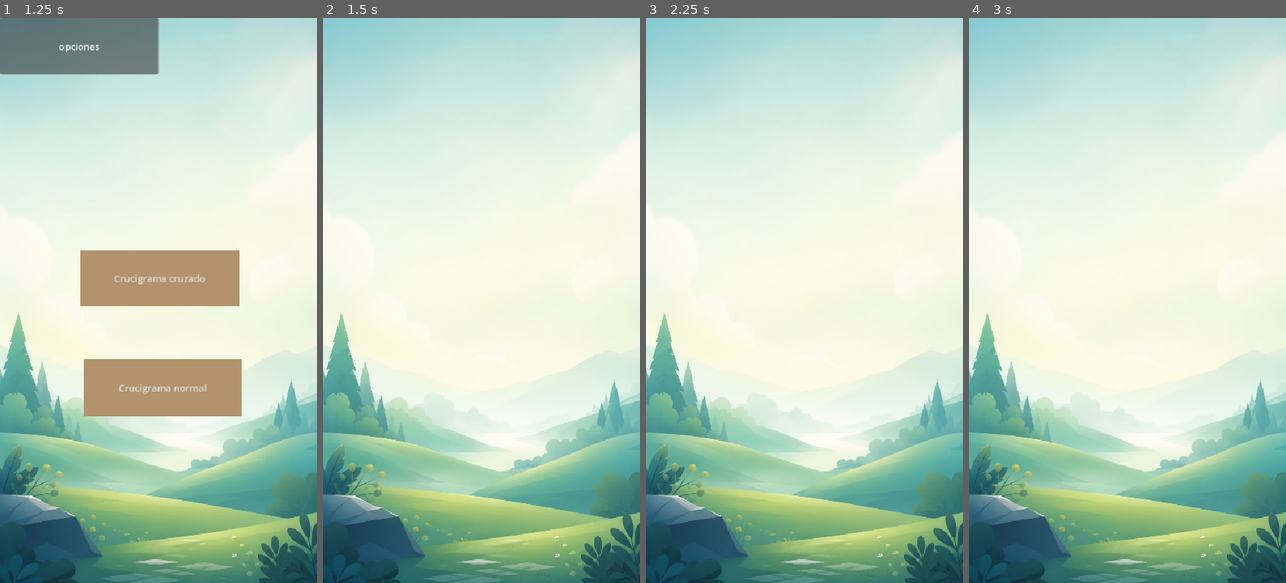
Above: before the commit, frames 1-4 (left to right).
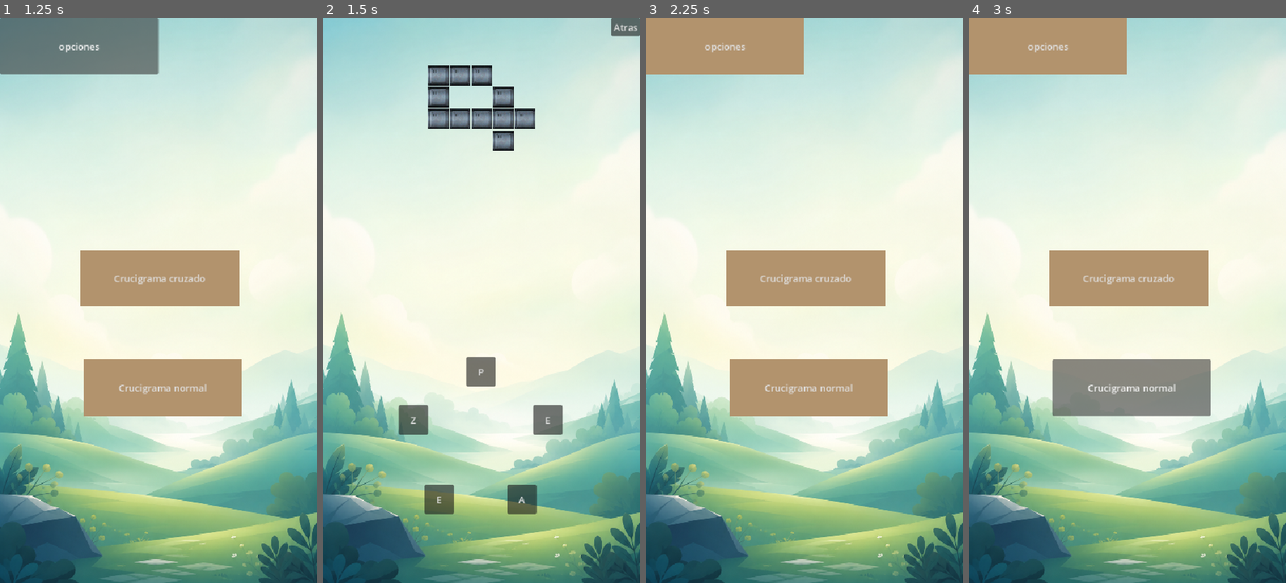
Above: after the commit, the same moments.

Repository: Racsok/crucigrama-godot
Game: Godot game, scene res://ecenas/main.tscn
Same seed, same stepped clock (60 frames per second), same inputs: the game is played once before the commit and once after it.
Inputs (mouse positions are in pixels of both pictures, inside the frame that each line leads up to):
- Up to frame 1 (1.25 s): click "opciones" at 0.5 s
- Up to frame 2 (1.5 s): click "Crucigrama cruzado" at 1.25 s
- Up to frame 3 (2.25 s): click (947, 29) at 2 s, where only the run after the commit has a clickable "Atras"
- Up to frame 4 (3 s): click (1130, 385) at 2.75 s, where only the run after the commit has a clickable "Crucigrama normal"

Frame 1 is identical in both runs. In frame 2, 5.4% of the frame differs, in the area x 23-100%, y 0-88%; in frame 3, 15%, in the area x 0-77%, y 0-71%; in frame 4, 15%.

Commit message:
New: Animacion y textura en la grilla del crucigrama

Diff:
--- /dev/null
+++ b/ecenas/atras.gd
@@ -0,0 +1,16 @@
+extends Button
+
+const ESCENA_MENU = "res://ecenas/main.tscn"
+
+# Called when the node enters the scene tree for the first time.
+func _ready() -> void:
+	pass # Replace with function body.
+
+
+# Called every frame. 'delta' is the elapsed time since the previous frame.
+func _process(delta: float) -> void:
+	pass
+
+func _on_pressed() -> void:
+	print("presionado")
+	get_tree().change_scene_to_file(ESCENA_MENU)
--- /dev/null
+++ b/ecenas/casilla.tscn
@@ -0,0 +1,39 @@
+[gd_scene format=3 uid="uid://bclhbjclom81g"]
+
+[ext_resource type="Script" uid="uid://bskidllo1rnld" path="res://scripts/crucigramaCruzado/casilla.gd" id="1_g3tuk"]
+[ext_resource type="Texture2D" uid="uid://vg5i760x30ck" path="res://assets/texturas/crate_psx.png" id="2_sggwo"]
+
+[node name="Casilla" type="Control" unique_id=816023724]
+layout_mode = 3
+anchors_preset = 15
+anchor_right = 1.0
+anchor_bottom = 1.0
+grow_horizontal = 2
+grow_vertical = 2
+script = ExtResource("1_g3tuk")
+metadata/_edit_use_anchors_ = true
+
+[node name="Fondo" type="TextureRect" parent="." unique_id=81194540]
+layout_mode = 1
+anchors_preset = 15
+anchor_right = 1.0
+anchor_bottom = 1.0
+grow_horizontal = 2
+grow_vertical = 2
+texture = ExtResource("2_sggwo")
+expand_mode = 1
+metadata/_edit_use_anchors_ = true
+
+[node name="Label" type="Label" parent="." unique_id=1428112803]
+layout_mode = 1
+anchors_preset = 15
+anchor_right = 1.0
+anchor_bottom = 1.0
+grow_horizontal = 2
+grow_vertical = 2
+horizontal_alignment = 1
+vertical_alignment = 1
+uppercase = true
+metadata/_edit_use_anchors_ = true
+
+[node name="AnimationPlayer" type="AnimationPlayer" parent="." unique_id=1900140686]
--- a/ecenas/juego.tscn
+++ b/ecenas/juego.tscn
@@ -4,6 +4,8 @@
 [ext_resource type="Texture2D" uid="uid://5cxufjt6n7fd" path="res://background1.png" id="2_m2ar2"]
 [ext_resource type="Script" uid="uid://x13ua3kvqsao" path="res://scripts/crucigramaCruzado/rueda.gd" id="3_4cvky"]
 [ext_resource type="Script" uid="uid://d1tqr64m82o8a" path="res://scripts/crucigramaCruzado/tablero_crucigrama.gd" id="3_m2ar2"]
+[ext_resource type="Script" uid="uid://duv456kmnmwqf" path="res://ecenas/atras.gd" id="3_sba5n"]
+[ext_resource type="PackedScene" uid="uid://bclhbjclom81g" path="res://ecenas/casilla.tscn" id="5_8a8xe"]
 
 [node name="Juego_crucigrama" type="Control" unique_id=1305111986 node_paths=PackedStringArray("tablero", "rueda")]
 layout_mode = 3
@@ -32,6 +34,18 @@
 stretch_mode = 6
 metadata/_edit_use_anchors_ = true
 
+[node name="Atras" type="Button" parent="." unique_id=15486703]
+layout_mode = 1
+anchors_preset = 1
+anchor_left = 1.0
+anchor_right = 1.0
+offset_left = -8.0
+offset_bottom = 8.0
+grow_horizontal = 0
+text = "Atras
+"
+script = ExtResource("3_sba5n")
+
 [node name="tablero_crucigrama" type="GridContainer" parent="." unique_id=1943645996]
 propagate_maximum_size = false
 layout_mode = 1
@@ -41,6 +55,7 @@
 grow_horizontal = 2
 columns = 8
 script = ExtResource("3_m2ar2")
+casilla_scene = ExtResource("5_8a8xe")
 
 [node name="Rueda" type="Control" parent="." unique_id=2067789176]
 anchors_preset = 0
@@ -53,3 +68,5 @@
 [node name="Line2D" type="Line2D" parent="Rueda" unique_id=1200031820]
 points = PackedVector2Array(111, -152)
 default_color = Color(0.05882353, 1, 1, 1)
+
+[connection signal="pressed" from="Atras" to="Atras" method="_on_pressed"]
--- /dev/null
+++ b/scripts/crucigramaCruzado/casilla.gd
@@ -0,0 +1,76 @@
+class_name Casilla
+extends Control
+
+## Referencias a los nodos hijos
+@onready var fondo: Control = $Fondo
+@onready var label: Label = $Label
+
+## Texturas opcionales
+@export var textura_oculta: Texture2D
+@export var textura_revelada: Texture2D
+
+## Colores por defecto mientras no tengas imágenes PNG
+@export var color_oculto: Color = Color("2b3a4a")       # Azul/gris oscuro
+@export var color_revelado: Color = Color("ffffff")     # Blanco
+@export var color_texto_revelado: Color = Color("efefef") # Texto oscuro
+
+@export var duracion_pop: float = 0.35
+@export var escala_maxima: float = 1.3
+
+var letra_correcta: String = ""
+var esta_revelada: bool = false
+
+func _ready() -> void:
+	label.text = ""
+	label.visible = false
+
+	# Aseguramos que la casilla tenga un tamaño mínimo asignado
+	if custom_minimum_size == Vector2.ZERO:
+		custom_minimum_size = Vector2(35, 35)
+
+	_actualizar_aspecto_oculto()
+
+func _actualizar_aspecto_oculto() -> void:
+	if fondo is TextureRect:
+		if textura_oculta:
+			(fondo as TextureRect).texture = textura_oculta
+		fondo.modulate = Color.WHITE # Asegura que la imagen no se oscurezca
+	elif fondo is ColorRect:
+		(fondo as ColorRect).color = color_oculto
+	else:
+		fondo.modulate = color_oculto
+
+func configurar_casilla(p_letra: String) -> void:
+	letra_correcta = p_letra.to_upper()
+
+func revelar_letra(con_animacion: bool = true) -> void:
+	if esta_revelada:
+		return
+
+	esta_revelada = true
+	label.text = letra_correcta
+	label.visible = true
+
+	if fondo is TextureRect and textura_revelada:
+		(fondo as TextureRect).texture = textura_revelada
+		fondo.modulate = Color.WHITE
+	elif fondo is ColorRect:
+		(fondo as ColorRect).color = color_revelado
+		label.add_theme_color_override("font_color", color_texto_revelado)
+	else:
+		fondo.modulate = color_revelado
+		label.add_theme_color_override("font_color", color_texto_revelado)
+
+	if con_animacion:
+		_animar_pop()
+
+func _animar_pop() -> void:
+	pivot_offset = size / 2.0
+	var tween := create_tween()
+	tween.set_trans(Tween.TRANS_BACK)
+	tween.set_ease(Tween.EASE_OUT)
+	tween.tween_property(self, "scale", Vector2.ONE * escala_maxima, duracion_pop * 0.5)
+	tween.tween_property(self, "scale", Vector2.ONE, duracion_pop * 0.5)
+
+func obtener_posicion_global() -> Vector2:
+	return global_position
--- a/scripts/crucigramaCruzado/juego_crucigrama.gd
+++ b/scripts/crucigramaCruzado/juego_crucigrama.gd
@@ -1,11 +1,5 @@
 extends Node
 class_name JuegoCrucigrama
-
-## Nodo raíz de la escena. Arma la partida (une lógica + tablero) y escucha
-## las señales del juego (por ejemplo, la palabra que traza el jugador en Rueda).
-##
-## En el inspector, arrastrá los nodos "Tablero" y "Rueda" a los campos
-## exportados de abajo (no hace falta escribir rutas a mano).
 
 @export var tablero: TableroCrucigrama
 @export var rueda: Node
@@ -15,68 +9,109 @@
 var mis_frecuencias: Dictionary = {}
 var palabra_semilla: String = ""
 
+# Lista para almacenar las palabras adivinadas en el nivel actual
+var palabras_adivinadas: Array[String] = []
+
 const RUTA_JSON: String = "res://assets/json/palabras_frecuencia.json"
+
+func _ready() -> void:
+	# 1. Cargar el diccionario de frecuencias desde el JSON
+	cargar_datos_desde_json(RUTA_JSON)
+
+	# 2. Conectar la señal de la Rueda una sola vez al iniciar la escena
+	if rueda and rueda.has_signal("palabra_enviada"):
+		if not rueda.palabra_enviada.is_connected(_on_palabra_trazada):
+			rueda.palabra_enviada.connect(_on_palabra_trazada)
+
+	# 3. Iniciar el primer nivel
+	nuevo_juego()
 
 func cargar_datos_desde_json(ruta: String) -> void:
 	if not FileAccess.file_exists(ruta):
 		push_error("No se encontró el archivo JSON en la ruta: " + ruta)
 		return
 
-	# 1. Leer el archivo JSON
 	var archivo = FileAccess.open(ruta, FileAccess.READ)
 	var contenido_texto = archivo.get_as_text()
 	archivo.close()
 
-	# 2. Parsear el JSON a un Diccionario
 	var datos_parseados = JSON.parse_string(contenido_texto)
 
 	if typeof(datos_parseados) == TYPE_DICTIONARY:
 		mis_frecuencias = datos_parseados
 		mi_diccionario_espanol = mis_frecuencias.keys()
-
 	else:
 		push_error("Error: El archivo JSON no contiene una estructura válida")
 
 func nuevo_juego() -> void:
-	if mi_diccionario_espanol.size() > 0:
-			palabra_semilla = mi_diccionario_espanol.pick_random()
-			print("Palabras cargadas: ", mi_diccionario_espanol.size())
-			print("Palabra semilla elegida al azar: ", palabra_semilla)
+	if mi_diccionario_espanol.size() == 0:
+		push_error("El diccionario está vacío. No se puede generar un nivel.")
+		return
 
+	# Resetear el progreso del nivel actual
 
-func _ready() -> void:
-	cargar_datos_desde_json(RUTA_JSON)
+	palabras_adivinadas.clear()
 
+	var palabras_candidatas: Array = []
+	for p in mi_diccionario_espanol:
+		if p.length() <= 7:
+			palabras_candidatas.append(p)
+	var nueva_semilla = palabras_candidatas.pick_random()
+	while palabras_candidatas.size() > 1 and nueva_semilla == palabra_semilla:
+		nueva_semilla = palabras_candidatas.pick_random()
+	palabra_semilla = nueva_semilla
+
+	print("\n--- INICIANDO NUEVO NIVEL ---")
+	print("Palabra semilla elegida: ", palabra_semilla)
+
+	# Buscar palabras derivadas
 	var derivadas = AnalizadorPalabras.buscar_derivadas(palabra_semilla, mi_diccionario_espanol)
 
+	# Generar la grilla lógica
 	logica = CrucigramaLogica.new()
 	logica.iniciar(palabra_semilla, derivadas, mis_frecuencias)
 
-	print(rueda)
+	if not logica.generar():
+		print("No se encontró solución completa, usando mejor intento.")
+
+	# Configurar la Rueda de letras
 	if rueda:
 		rueda.configurar_rueda(palabra_semilla)
-	if logica.generar():
-		print("¡Crucigrama generado con éxito!")
-	else:
-		print("No se encontró solución completa, generando mejor intento.")
 
+	# Dibujar el Tablero visual
 	if tablero:
 		logica.imprimir_grilla()
 		tablero.renderizar_crucigrama(logica.grilla)
 
-
-	if rueda and rueda.has_signal("palabra_enviada"):
-		rueda.palabra_enviada.connect(_on_palabra_trazada)
-
 func _on_palabra_trazada(palabra: String) -> void:
-	print("El jugador intentó la palabra: ", palabra)
 	var palabra_normalizada = palabra.to_upper()
 
 	for p in logica.palabras_colocadas:
 		if p.palabra == palabra_normalizada:
-			if tablero:
-				tablero.revelar_palabra_en_grilla(p)
-			print("¡Correcto! Palabra revelada: ", palabra)
+			# Si la palabra es correcta y no había sido adivinada previamente
+			if not palabras_adivinadas.has(palabra_normalizada):
+				palabras_adivinadas.append(palabra_normalizada)
+
+				if tablero:
+					await tablero.revelar_palabra_en_grilla(p)
+
+				print("¡Correcto! Palabra revelada: ", palabra)
+
+				# Comprobar si se completó el nivel
+				_comprobar_victoria()
+			else:
+				print("La palabra '", palabra, "' ya la habías adivinado.")
 			return
 
 	print("La palabra '", palabra, "' no está en el crucigrama o es incorrecta.")
+
+func _comprobar_victoria() -> void:
+	# Si la cantidad de palabras adivinadas coincide con las colocadas en el crucigrama
+	if palabras_adivinadas.size() >= logica.palabras_colocadas.size():
+		print("¡FELICIDADES! NIVEL COMPLETADO.")
+
+		# Espera 1.5 segundos para que el jugador vea la última palabra en pantalla antes de reiniciar
+		await get_tree().create_timer(1.5).timeout
+
+		# Generar el nuevo nivel automáticamente
+		nuevo_juego()
--- a/scripts/crucigramaCruzado/rueda.gd
+++ b/scripts/crucigramaCruzado/rueda.gd
@@ -20,9 +20,17 @@
 
 
 func configurar_rueda(palabra_semilla: String):
-	# Limpiar botones anteriores
-	for b in botones_letras:
-		b.queue_free()
+	# 1. Limpiar el trazo de la línea si había quedado dibujado
+	if linea_trazo:
+		linea_trazo.clear_points()
+
+	# 2. Eliminar TODOS los nodos Button que sean hijos directos de la Rueda
+	# (Esto borra tanto los creados por código como los del editor)
+	for child in get_children():
+		if child is Button:
+			child.queue_free()
+
+	# 3. Limpiar los arreglos
 	botones_letras.clear()
 	letras_seleccionadas.clear()
 
@@ -32,23 +40,16 @@
 	caracteres.shuffle()
 
 	var total_letras = caracteres.size()
-	if total_letras == 0: return
+	if total_letras == 0:
+		return
 
 	var paso_angulo = (2 * PI) / total_letras
 
-	# =========================================================================
-	# CENTRADO CORRECTO RELATIVO AL NODO PARE
-	# =========================================================================
-	# Si el nodo Rueda en el editor está estirado a Full Rect (0,0,540,960):
-	# Usamos size del contenedor. Si Rueda es un nodo pequeño posicionado abajo,
-	# 'size / 2.0' ubicará las letras centradas exactamente dentro del nodo Rueda.
+	# Centrado dinámico según el tamaño del contenedor
 	var centro_rueda: Vector2
-
 	if size.y > 500:
-		# Caso A: El nodo Rueda ocupa toda la pantalla -> Ponemos la rueda al 75% de su alto
 		centro_rueda = Vector2(size.x / 2.0, size.y * 0.75)
 	else:
-		# Caso B: El nodo Rueda es una caja pequeña ubicada en la parte inferior del nivel
 		centro_rueda = size / 2.0
 
 	for i in range(total_letras):
@@ -59,20 +60,19 @@
 		var pos_relativa = Vector2(offset_x, offset_y)
 		var pos_final = centro_rueda + pos_relativa
 
-		# 1. Crear instancia en RAM
+		# Crear el botón
 		var boton = Button.new()
 		boton.text = caracteres[i]
 		boton.mouse_filter = Control.MOUSE_FILTER_IGNORE
 		boton.custom_minimum_size = Vector2(50, 50)
 
-		# 2. Configurar posición local respecto al padre
 		boton.position = pos_final - (boton.custom_minimum_size / 2.0)
 
-		# Guardar metadatos para trazado de líneas
+		# Guardar metadatos para trazado
 		boton.set_meta("letra", caracteres[i])
 		boton.set_meta("centro", pos_final)
 
-		# 3. Agregar al árbol de escenas (Godot lo pintará en el siguiente frame)
+		# Agregar al árbol de escenas
 		add_child(boton)
 		botones_letras.append(boton)
 
--- a/scripts/crucigramaCruzado/tablero_crucigrama.gd
+++ b/scripts/crucigramaCruzado/tablero_crucigrama.gd
@@ -6,6 +6,13 @@
 ## Este script va en el nodo GridContainer de tu escena.
 
 const CELL_SIZE = Vector2(35, 35)
+
+## Arrastra aquí el archivo casilla.tscn en el Inspector
+@export var casilla_scene: PackedScene
+
+## Pausa (en segundos) entre cada casilla al revelar una palabra.
+## Es lo que genera el efecto "casilla por casilla" en cascada.
+@export var retraso_entre_casillas: float = 0.08
 
 var casillas_mapa: Dictionary = {}
 
@@ -20,6 +27,10 @@
 	if matriz_crucigrama.size() == 0:
 		return
 
+	if not casilla_scene:
+		push_error("TableroCrucigrama: falta asignar 'Casilla Scene' en el Inspector.")
+		return
+
 	var filas = matriz_crucigrama.size()
 	var columnas = matriz_crucigrama[0].size()
 	self.columns = columnas
@@ -29,15 +40,10 @@
 			var valor = matriz_crucigrama[r][c]
 
 			if valor != " ":
-				var casilla = LineEdit.new()
+				var casilla: Casilla = casilla_scene.instantiate()
 				casilla.custom_minimum_size = CELL_SIZE
-				casilla.max_length = 1
-				casilla.alignment = HorizontalAlignment.HORIZONTAL_ALIGNMENT_CENTER
-				casilla.text = ""
-				casilla.editable = false
-				casilla.focus_mode = Control.FOCUS_NONE
-				casilla.set_meta("letra_correcta", valor)
 				add_child(casilla)
+				casilla.configurar_casilla(valor)
 				casillas_mapa[Vector2i(r, c)] = casilla
 			else:
 				var bloque_invisible = Control.new()
@@ -55,6 +61,10 @@
 	position.x = (tamano_pantalla.x - size.x) / 2.0
 	position.y = 80.0
 
+## Revela una palabra completa, casilla por casilla, con una pequeña pausa
+## entre cada una para lograr el efecto de "ola" al destapar.
+## Es async (usa await): quien la llame puede hacer "await tablero.revelar_palabra_en_grilla(p)"
+## si necesita esperar a que termine toda la animación antes de seguir.
 func revelar_palabra_en_grilla(info_palabra: Dictionary) -> void:
 	var r = info_palabra.r
 	var c = info_palabra.c
@@ -63,8 +73,9 @@
 	for i in range(info_palabra.palabra.length()):
 		var pos = Vector2i(r, c)
 		if casillas_mapa.has(pos):
-			var casilla = casillas_mapa[pos] as LineEdit
-			casilla.text = info_palabra.palabra[i]
+			var casilla = casillas_mapa[pos] as Casilla
+			casilla.revelar_letra()
+			await get_tree().create_timer(retraso_entre_casillas).timeout
 
 		if es_horizontal:
 			c += 1
Binary file added: assets/texturas/crate_psx.png
Not shown, added: assets/texturas/crate_psx.png.import
Not shown, added: ecenas/atras.gd.uid
Not shown, added: scripts/crucigramaCruzado/casilla.gd.uid
